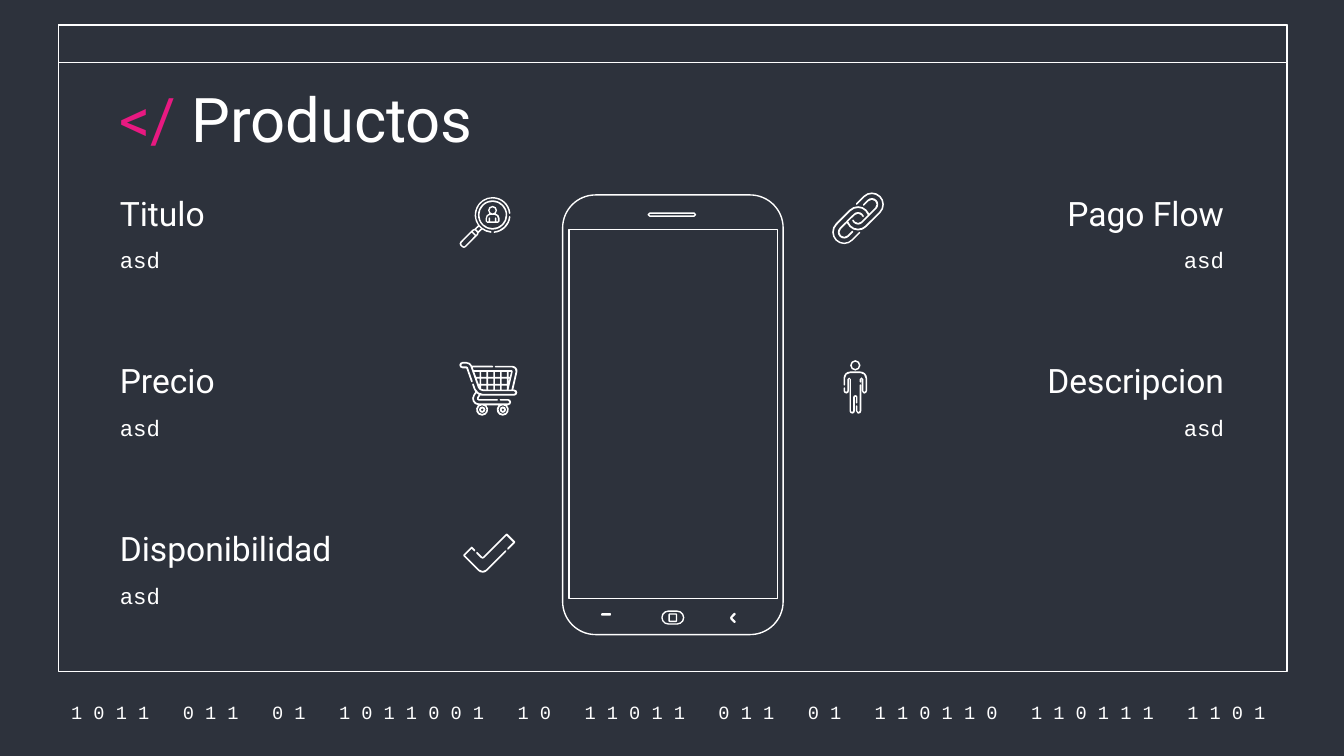
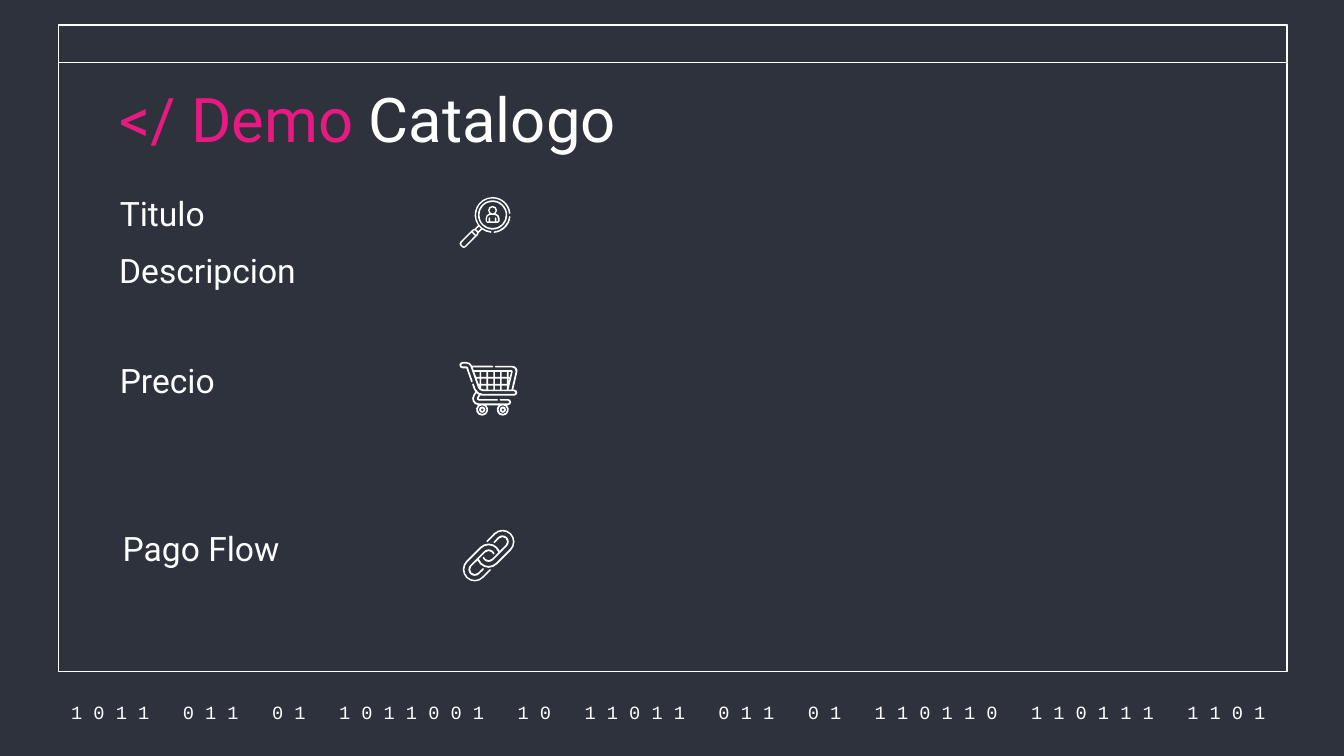
Before and after one commit to juancasthgo/Capstone-MusicPro, a slide deck: slide 8 of Fase 2/Evidencias Proyecto/Presentacion Proyecto/Presentacion Sistema.pptx (slide 6 before the commit). Drawn at 1344x756 pixels with LibreOffice and Linux fonts; fonts in the diff are those of the drawing. Boxes give left, top, right and bottom in pixels: in the first picture for what was removed or moved away, otherwise in the second. Text is boxed around its words. In the diff, an @@ line names an element or a change of style, - is before the commit and + after.

Commit message:
up

```diff
--- a/Fase 2/Evidencias Proyecto/Presentacion Proyecto/Presentacion Sistema.pptx
+++ b/Fase 2/Evidencias Proyecto/Presentacion Proyecto/Presentacion Sistema.pptx
@@ title at (191, 96, 616, 155): text changed @@
-</ Productos
+</ Demo Catalogo
@@ freeform shape removed at (563, 195, 784, 634) @@
@@ text "Descripcion": place and size @@
-text "Descripcion" at (1047, 369, 1224, 400)
+text "Descripcion" at (119, 259, 296, 290)
@@ text "Descripcion" at (119, 259, 296, 290): alignment right to left @@
@@ text removed at (120, 252, 160, 269) @@
-asd
@@ text removed at (1184, 252, 1224, 269) @@
-asd
@@ group removed at (844, 360, 867, 414): 4 freeform shapes @@
@@ text removed at (120, 420, 160, 437) @@
-asd
@@ text removed at (1184, 420, 1224, 437) @@
-asd
@@ text "Pago Flow": place and size @@
-text "Pago Flow" at (1067, 200, 1224, 233)
+text "Pago Flow" at (123, 535, 279, 568)
@@ text removed at (120, 535, 332, 568) @@
-Disponibilidad
@@ freeform shape: place and size @@
-freeform shape at (831, 198, 878, 243)
+freeform shape at (462, 535, 509, 581)
@@ freeform shape: place and size @@
-freeform shape at (837, 192, 884, 238)
+freeform shape at (469, 530, 516, 575)
@@ freeform shape removed at (476, 534, 515, 559) @@
@@ freeform shape removed at (464, 547, 507, 573) @@
@@ text removed at (120, 588, 160, 605) @@
-asd
@@ rounded rectangle removed at (663, 612, 684, 625) @@
```
Also in this commit, not shown: 2 other slides changed, 2 slides added.
